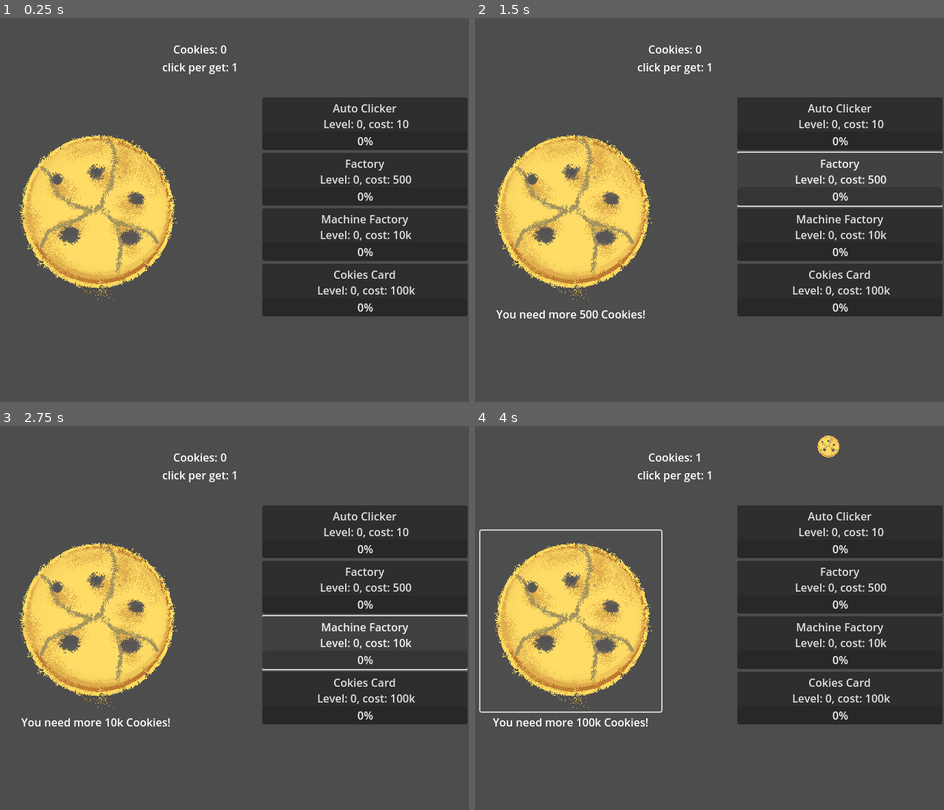
Above: before the commit, frames 1-4 (two rows, left to right).
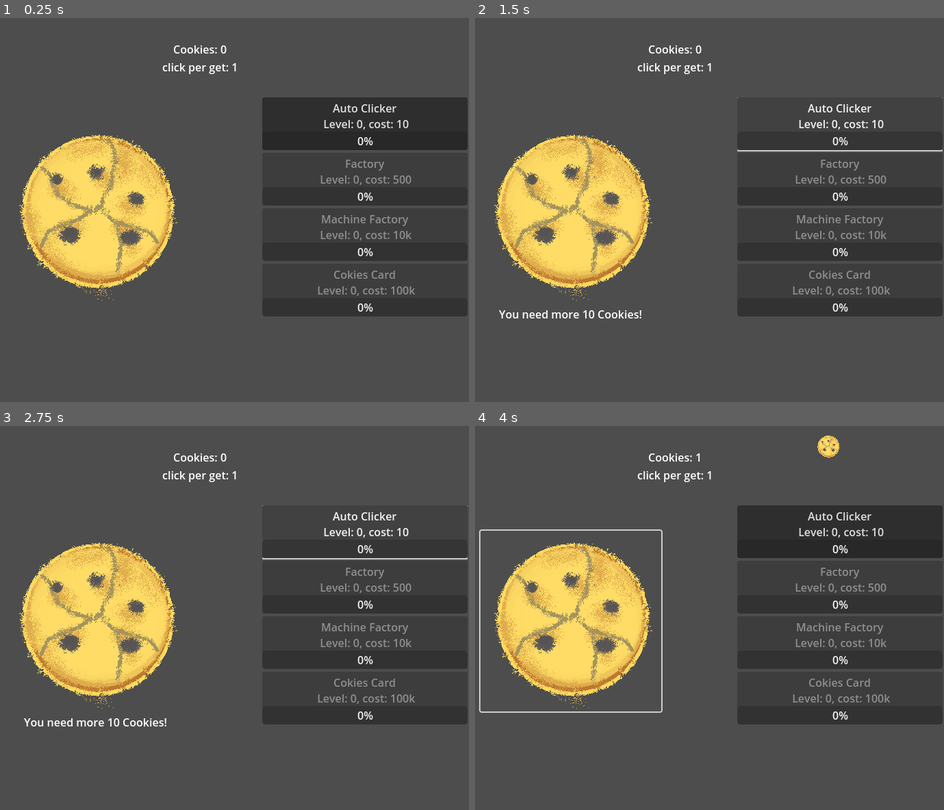
Above: after the commit, the same moments.

Repository: ALOBugTea/godot_cookieclickgame_bignum
Game: Godot game, scene res://Game.tscn
Same seed, same stepped clock (60 frames per second), same inputs: the game is played once before the commit and once after it.
Inputs (mouse positions are in pixels of both pictures, inside the frame that each line leads up to):
- Up to frame 1 (0.25 s): no input
- Up to frame 2 (1.5 s): click "Auto Clicker Level: 0, cost: …" at 0.5 s; click "Factory Level: 0, cost: 500" (after the commit: "Auto Clicker Level: 0, cost: …") at 1.25 s
- Up to frame 3 (2.75 s): click "Machine Factory Level: 0, cos…" (after the commit: "Auto Clicker Level: 0, cost: …") at 2 s
- Up to frame 4 (4 s): click "Cokies Card Level: 0, cost: 1…" (after the commit: "Auto Clicker Level: 0, cost: …") at 2.75 s; click (568, 621) at 3.5 s

The runs differ from the first frame. In frame 1, 0.8% of the frame differs, in the area x 67-89%, y 36-73%; in frame 2, 1.7%; in frame 3, 1.7%, in the area x 4-100%, y 20-79%; in frame 4, 1.1%.

Commit message:
Disabled 2-4 buttons when start

Diff:
--- a/Gamepanel.gd
+++ b/Gamepanel.gd
@@ -6,10 +6,10 @@
 @onready var cookie_earn = $%CookieEarn
 @onready var not_enough_cookies = $%NotEnoughCookies
 @onready var cookies_machine = {
-	"autoClicker": {"button": $%AutoClicker, "level": Big.new(0), "cost": Big.new(10), "earnPer": Big.new(1), "time": 3, "txt": "Auto Clicker"},
-	"factory": {"button": $%Factory, "level": Big.new(0), "cost": Big.new(500), "earnPer": Big.new(15), "time": 5, "txt": "Factory"},
-	"machineFactory": {"button": $%MachineFactory, "level": Big.new(0), "cost": Big.new(10000), "time": 7, "earnPer": Big.new(250), "txt": "Machine Factory"},
-	"cokiesCard": {"button": $%CokiesCard, "level": Big.new(0), "cost": Big.new(100000), "time": 10, "earnPer": Big.new(1777), "txt": "Cokies Card"},
+	"autoClicker": {"button": $%AutoClicker, "level": Big.new(0), "cost": Big.new(10), "earnPer": Big.new(1), "time": 3, "txt": "Auto Clicker", "nextUnlock": $%Factory},
+	"factory": {"button": $%Factory, "level": Big.new(0), "cost": Big.new(500), "earnPer": Big.new(15), "time": 5, "txt": "Factory", "nextUnlock": $%MachineFactory},
+	"machineFactory": {"button": $%MachineFactory, "level": Big.new(0), "cost": Big.new(10000), "time": 7, "earnPer": Big.new(250), "txt": "Machine Factory", "nextUnlock": $%CokiesCard},
+	"cokiesCard": {"button": $%CokiesCard, "level": Big.new(0), "cost": Big.new(100000), "time": 10, "earnPer": Big.new(1777), "txt": "Cokies Card", "nextUnlock": null},
 }
 var cookies = null
 @onready var cookiesLabel = $Cookies
@@ -26,6 +26,8 @@
 	cookies_machine["cokiesCard"]["button"].pressed.connect(_on_cookie_levelUp.bind("cokiesCard"))
 	for which in cookies_machine:
 		cookies_machine[which]["button"].text = cookies_machine[which]["txt"] + "\n Level: " + cookies_machine[which]["level"].toAA() + ", cost: " + cookies_machine[which]["cost"].toAA() + "\n "
+		if which != "autoClicker":
+			cookies_machine[which]["button"].disabled = true
 
 	super_cookies.pressed.connect(_supercookie_get)
 	var timer = Timer.new()
@@ -71,6 +73,8 @@
 			var bar = cookies_machine[which]["button"].get_node("Bar")
 			tween.tween_property(bar, "value", 100, cookies_machine[which]["time"]).set_trans(Tween.TRANS_BOUNCE)
 			tween.tween_callback(_on_cookie_earn.bind(which))
+			if cookies_machine[which]["nextUnlock"]:
+				cookies_machine[which]["nextUnlock"].disabled = false
 		var msg = "Level Up! " + which + " is now Level " + cookies_machine[which]["level"].toAA() + "!"
 		tips_text(msg)
 	else:
